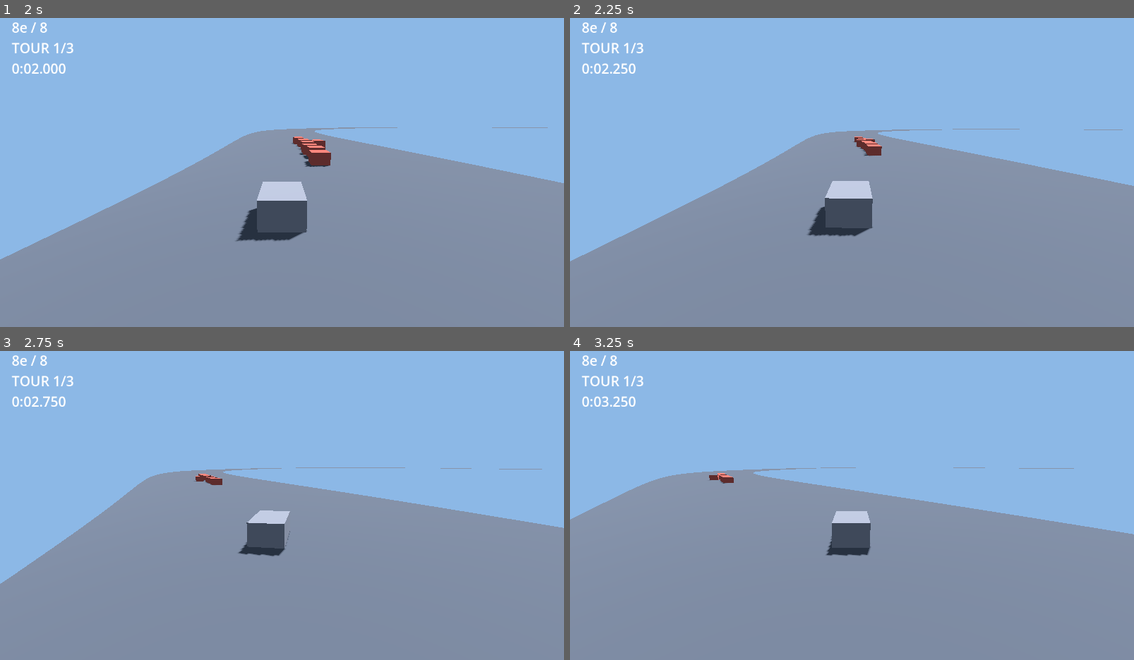
Above: before the commit, frames 1-4 (two rows, left to right).
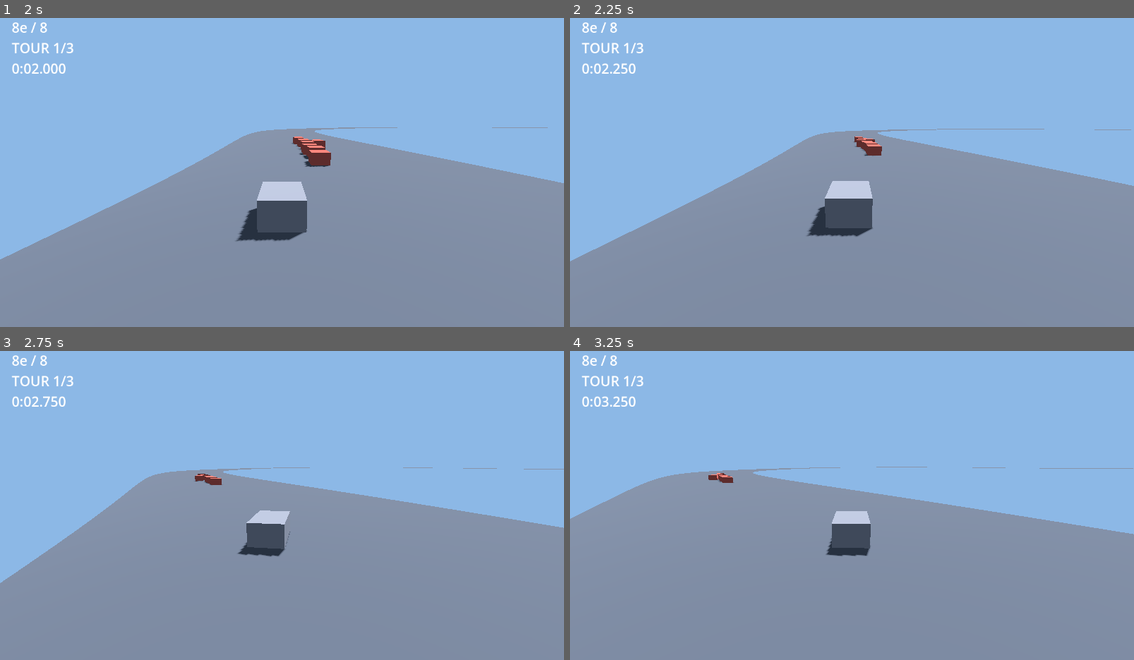
Above: after the commit, the same moments.

Repository: Ajustor/superKart
Game: Godot game, scene res://scenes/race.tscn
Two runs of this game, one before a commit and one after it. Both use one fixed random seed, a clock stepped at 60 frames per second and the inputs below.
Inputs (mouse positions are in pixels of both pictures, inside the frame that each line leads up to):
- Up to frame 1 (2 s): tap Enter at 0.5 s; move the mouse to (406, 153) at 0.52 s; hold Right (steer_right) 0.53-1.25 s; hold Space (drift) 0.53-1.25 s; click (406, 153) at 0.67 s; drag from (169, 184) to (253, 231) at 1.27 s
- Up to frame 2 (2.25 s): move the mouse to (908, 98) at 2.02 s; hold Right (steer_right) from 2.03 s (still down); hold Up (throttle) from 2.03 s (still down)
- Up to frame 3 (2.75 s): keep holding Right (steer_right); keep holding Up (throttle); tap Space (drift) at 2.3 s
- Up to frame 4 (3.25 s): release Right (steer_right) at 2.75 s; release Up (throttle) at 2.75 s; drag from (823, 564) to (682, 452) at 2.77 s

Frame 1 is identical in both runs. In frame 2, 0.1% of the frame differs, in the area x 2-100%, y 35-77%; in frame 3, 0.3%, in the area x 0-100%, y 37-76%; in frame 4, 0.2%.

Commit message:
tune: le derapage devient la trajectoire rapide, et les paliers escaladent
Mesure avant : au braquage neutre la glisse decrivait 13,97 m de rayon contre
12,22 m en adherence. S engager dans le derapage ELARGISSAIT la trajectoire ;
il fallait tenir le braquage presque a fond pour y gagner quoi que ce soit.
C est l inverse d un Mario Kart, ou la glisse est la ligne rapide et la
modulation un reglage fin.

drift_turn_rate 2,1 -> 2,6, plus un drift_curvature_min (0,68) qui fixe le
plancher de modulation. Apres : contre-braquage 11,13 m, neutre 10,07 m,
plein interieur 8,46 m — toute la plage tient sous les 12,22 m de l adherence.

boost_speed_multiplier (un seul, 1,35) devient boost_speed_multipliers
(x1,22 / x1,33 / x1,48). Les trois turbos poussaient tous a 29,70 m/s et seule
la duree changeait : un palier 3 se sentait comme un palier 1 qui dure. Apres,
26,84 / 29,26 / 32,56 m/s, et le gain sur 3 s passe de +2,83 a +20,89 m entre
le premier palier et le troisieme — rapport 7,4x au lieu de 3,0x.

hop_duration 0,15 -> 0,20 s : le saut passe de 8 cm, invisible, a 15 cm.
L atterrissage coincide toujours avec le debut de la glisse, hop_impulse en
etant derivee.

Le moteur retient la force du turbo en cours plutot que de la relire dans les
stats, puisqu elle depend du palier declencheur. Meme regle que la duree :
enchainer une petite glisse n affaiblit pas un gros turbo encore en cours.

Co-Authored-By: Claude Opus 5 (1M context) <noreply@anthropic.com>

Diff:
--- a/scripts/camera/chase_camera.gd
+++ b/scripts/camera/chase_camera.gd
@@ -35,7 +35,9 @@
 
 	# Le plafond de référence inclut le turbo, sinon le FOV sature dès la
 	# vitesse de pointe normale et le mini-turbo ne se voit plus du tout.
-	var ceiling := _kart.stats.max_speed * _kart.stats.boost_speed_multiplier
+	var multiplicateurs := _kart.stats.boost_speed_multipliers
+	var plafond_turbo: float = multiplicateurs[multiplicateurs.size() - 1] if not multiplicateurs.is_empty() else 1.0
+	var ceiling := _kart.stats.max_speed * plafond_turbo
 	var ratio := clampf(motor.speed / ceiling, 0.0, 1.0)
 	fov = lerpf(fov_min, fov_max, ratio)
 
--- a/scripts/kart/kart_motor.gd
+++ b/scripts/kart/kart_motor.gd
@@ -19,6 +19,12 @@
 var velocity_dir: float = 0.0   ## yaw du vecteur vitesse, en radians
 var heading: float = 0.0        ## yaw de la caisse, en radians
 var boost_timer: float = 0.0
+
+## Force du turbo en cours, en multiple de max_speed. Retenue ici plutôt que
+## relue dans les stats parce qu'elle dépend du palier qui l'a déclenchée.
+## Vaut le palier le plus faible au repos : un turbo accordé directement, sans
+## passer par une glisse, doit pousser quand même.
+var boost_multiplier: float = 1.0
 var on_offroad: bool = false    ## piloté de l'extérieur par la détection de terrain
 
 var drift_dir: int = 0          ## -1 gauche, +1 droite, 0 hors dérapage
@@ -30,10 +36,20 @@
 
 func _init(kart_stats: KartStats) -> void:
 	stats = kart_stats
+	boost_multiplier = _plancher_de_turbo()
+
+
+## Le plus faible des multiplicateurs, ou 1.0 si la table est vide.
+func _plancher_de_turbo() -> float:
+	return stats.boost_speed_multipliers[0] if not stats.boost_speed_multipliers.is_empty() else 1.0
 
 
 func step(cmd: KartCommand, delta: float) -> void:
 	boost_timer = maxf(boost_timer - delta, 0.0)
+	if boost_timer == 0.0:
+		# Sans ça, la force d'un palier 3 terminé s'appliquerait au turbo
+		# suivant, même accordé par une glisse à peine chargée.
+		boost_multiplier = _plancher_de_turbo()
 	_update_speed(cmd, delta)
 
 	match state:
@@ -54,7 +70,7 @@
 ## foncer dans l'herbe sous champignon doit rester payant.
 func _current_max_speed() -> float:
 	if boost_timer > 0.0:
-		return stats.max_speed * stats.boost_speed_multiplier
+		return stats.max_speed * boost_multiplier
 	if on_offroad:
 		return stats.max_speed * stats.offroad_speed_multiplier
 	return stats.max_speed
@@ -145,7 +161,7 @@
 	# l'autre inversait la commande : braquer vers l'intérieur ouvrait le rayon
 	# et contre-braquer le resserrait, et l'entrée en glisse sous-virait le temps
 	# que l'angle monte depuis zéro.
-	var courbure := lerpf(0.5, 1.0, t)
+	var courbure := lerpf(stats.drift_curvature_min, 1.0, t)
 	velocity_dir += float(drift_dir) * stats.drift_turn_rate * courbure * delta
 	heading = velocity_dir + float(drift_dir) * drift_angle
 
@@ -169,7 +185,8 @@
 ## Borné par le plus court des deux tableaux : un palier sans durée de
 ## turbo associée n'en est pas un, et indexer à l'aveugle planterait.
 func tier_for_charge(charge: float) -> int:
-	var count := mini(stats.drift_tiers.size(), stats.boost_durations.size())
+	var count := mini(stats.drift_tiers.size(),
+		mini(stats.boost_durations.size(), stats.boost_speed_multipliers.size()))
 	var tier := 0
 	for i in count:
 		if charge >= stats.drift_tiers[i]:
@@ -181,8 +198,11 @@
 	var tier := tier_for_charge(drift_charge)
 	if tier > 0:
 		# Un turbo plus long déjà en cours ne doit pas être amputé par un
-		# palier inférieur : enchaîner doit récompenser, pas punir.
+		# palier inférieur : enchaîner doit récompenser, pas punir. La force
+		# suit la même règle, sans quoi un petit palier affaiblirait un gros
+		# turbo encore en cours.
 		boost_timer = maxf(boost_timer, stats.boost_durations[tier - 1])
+		boost_multiplier = maxf(boost_multiplier, stats.boost_speed_multipliers[tier - 1])
 	_end_drift()
 
 
@@ -195,6 +215,7 @@
 	velocity_dir = yaw
 	heading = yaw
 	boost_timer = 0.0
+	boost_multiplier = _plancher_de_turbo()
 	on_offroad = false
 	drift_dir = 0
 	drift_charge = 0.0
--- a/scripts/kart/kart_stats.gd
+++ b/scripts/kart/kart_stats.gd
@@ -19,12 +19,25 @@
 
 @export_group("Dérapage — tenue de route")
 @export var min_drift_speed: float = 8.0
-## Baissé dans la même proportion que turn_rate, pour que le dérapage garde
-## l'avantage qu'il avait sur l'adhérence : 10,5 m de rayon contre 12,3 m.
-## Le descendre seul rendrait la glisse inutile, le laisser seul la rendrait
-## indispensable partout.
-@export var drift_turn_rate: float = 2.1        ## rad/s pendant la glisse
-@export var hop_duration: float = 0.15
+## Mesuré : à 2,1 rad/s, une glisse au braquage neutre décrivait un rayon de
+## 14,0 m contre 12,2 m en adhérence — s'engager dans le dérapage élargissait
+## la trajectoire au lieu de la resserrer, et il fallait tenir le braquage
+## presque à fond pour y gagner quoi que ce soit. Monté à 2,6 pour que toute
+## la plage de glisse tienne à l'intérieur du rayon d'adhérence, comme dans
+## un Mario Kart où la glisse est la trajectoire rapide et la modulation un
+## réglage fin, pas une condition.
+@export var drift_turn_rate: float = 2.6        ## rad/s pendant la glisse
+
+## Part de drift_turn_rate qui reste au contre-braquage maximal. C'est le
+## plancher de la plage de modulation : à 0,68 le contre-braquage ouvre à
+## 11,9 m, encore en deçà des 12,2 m de l'adhérence. Le descendre rendrait la
+## glisse à nouveau plus large que de ne rien faire.
+@export var drift_curvature_min: float = 0.68
+
+## Monté de 0,15 à 0,20 s : l'impulsion en découle, et le saut passait de 8 cm,
+## invisible, à 15 cm. Le début de la glisse coïncide toujours avec
+## l'atterrissage, puisque hop_impulse est dérivée de cette durée.
+@export var hop_duration: float = 0.20
 
 @export_group("Dérapage — apparence")
 ## Ces trois-là ne touchent que l'angle affiché de la caisse, pas la
@@ -36,7 +49,13 @@
 @export_group("Mini-turbo")
 @export var drift_tiers: PackedFloat32Array = PackedFloat32Array([0.6, 1.5, 2.6])
 @export var boost_durations: PackedFloat32Array = PackedFloat32Array([0.5, 1.0, 1.8])
-@export var boost_speed_multiplier: float = 1.35
+
+## Un multiplicateur par palier, et non un seul pour les trois. Mesuré avant :
+## les trois turbos poussaient tous à 29,70 m/s et seule la durée changeait,
+## si bien qu'un palier 3 se sentait comme un palier 1 qui dure. Un palier plus
+## haut doit pousser plus fort — c'est ce qui fait qu'on tient la glisse une
+## seconde de plus au lieu de lâcher dès le premier éclair.
+@export var boost_speed_multipliers: PackedFloat32Array = PackedFloat32Array([1.22, 1.33, 1.48])
 @export var boost_decay_rate: float = 12.0      ## retour au plafond, u/s²
 
 @export_group("Pénalités")
